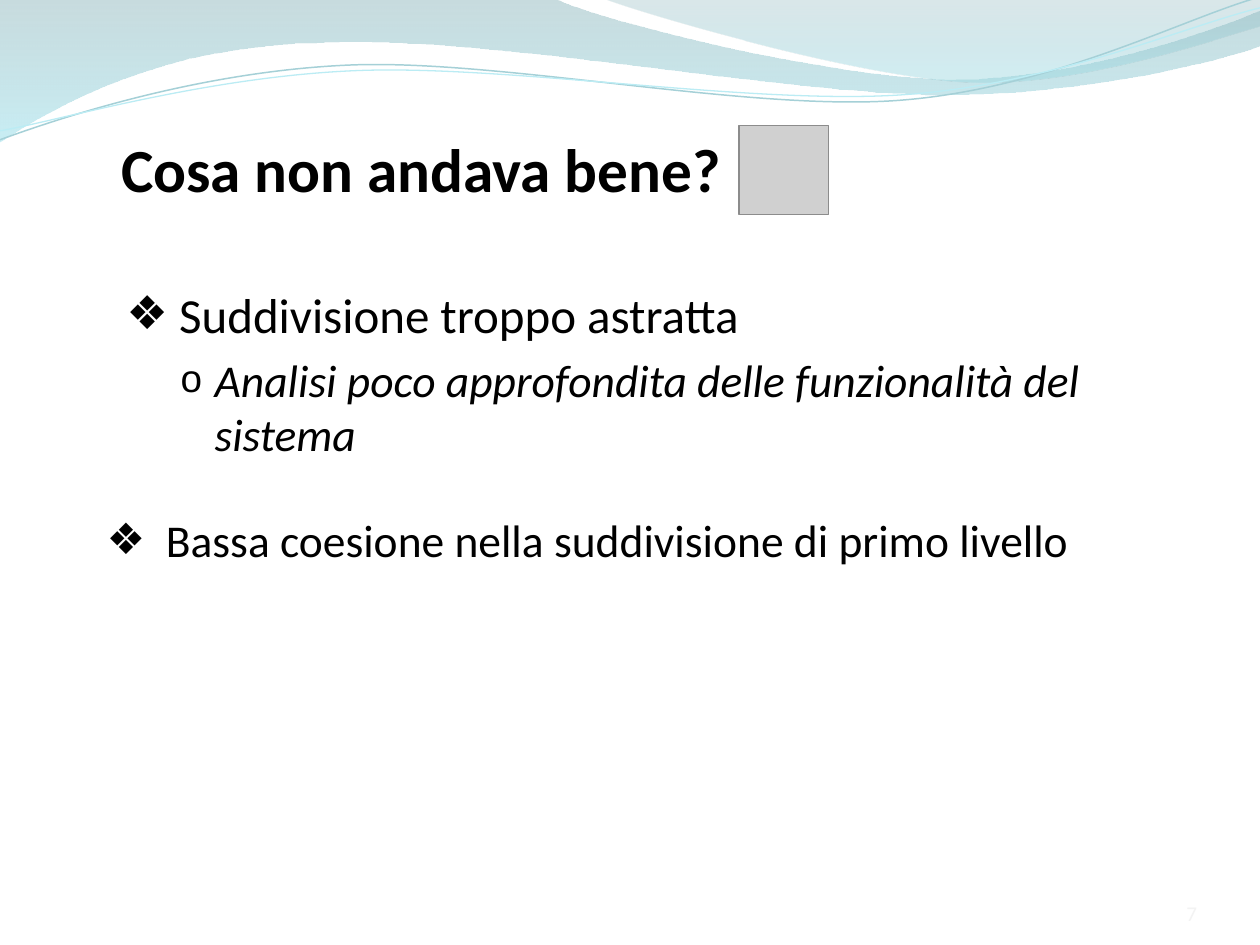
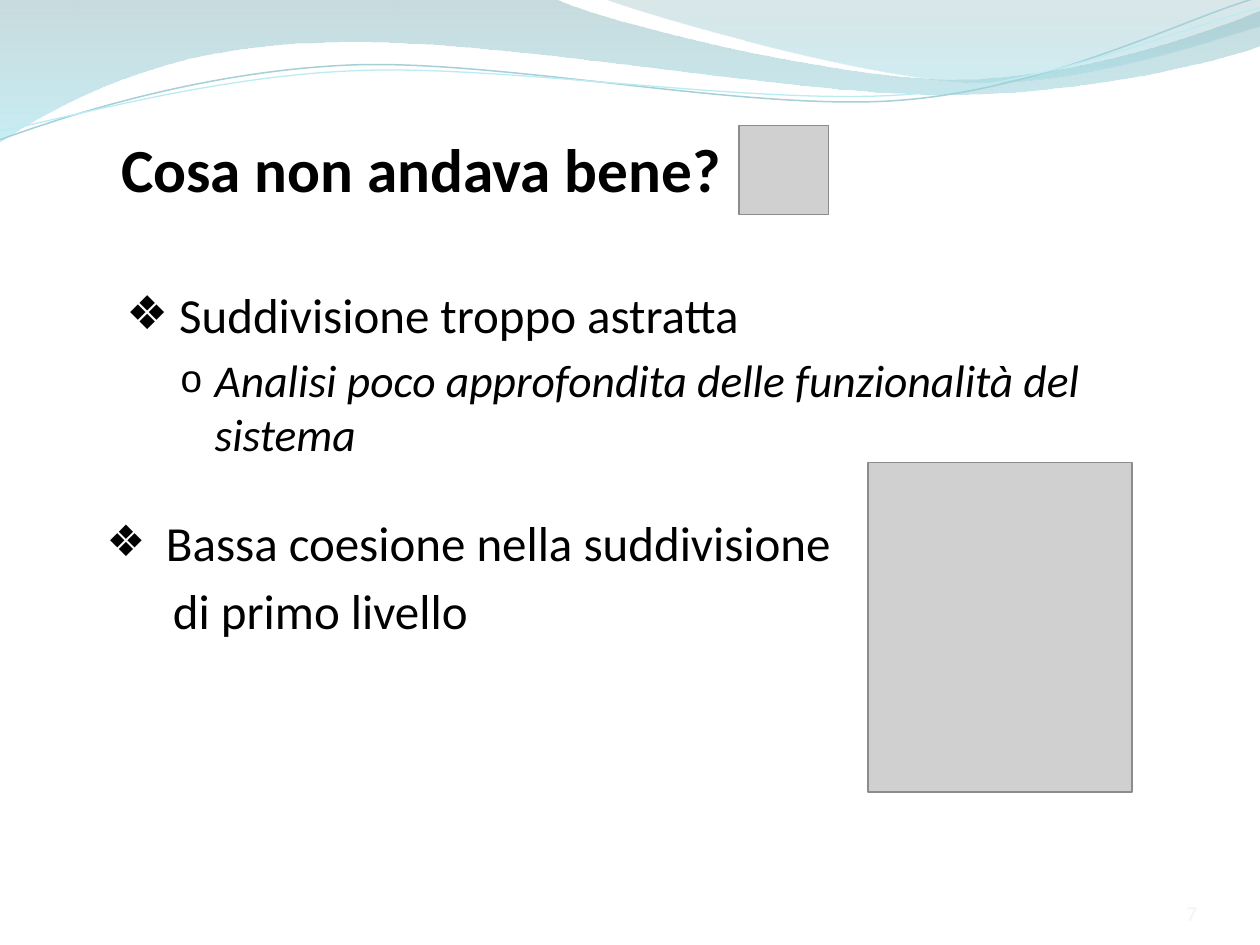
Before and after one commit to ammirate/at-silo, a slide deck: slide 7 of Presentazione/Atsilo2/Ferrara/Ferrara_M_PresentazioneFinale.pptx. Drawn at 1260x945 pixels with LibreOffice and Linux fonts; fonts in the diff are those of the drawing; grey boxes stand for pictures. Boxes give left, top, right and bottom in pixels: in the first picture for what was removed or moved away, otherwise in the second. Text is boxed around its words. In the diff, an @@ line names an element or a change of style, - is before the commit and + after.

```diff
--- a/Presentazione/Atsilo2/Ferrara/Ferrara_M_PresentazioneFinale.pptx
+++ b/Presentazione/Atsilo2/Ferrara/Ferrara_M_PresentazioneFinale.pptx
@@ picture added at bbox=[868, 462, 1131, 791] @@
@@ text at bbox=[166, 527, 831, 637]: text changed; size 26 to 28 pt @@
-  ❖ Bassa coesione nella suddivisione di primo livello
+  ❖ Bassa coesione nella suddivisione
+  di primo livello
```
Also in this commit, not shown: 10 other slides changed, 2 slides added.
